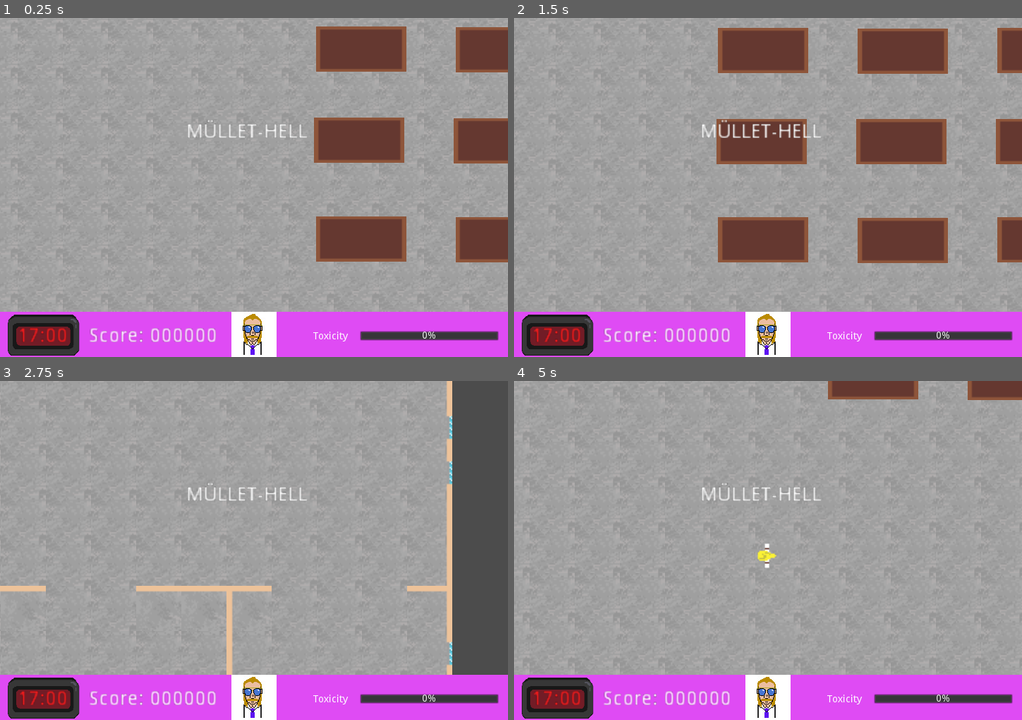
Above: before the commit, frames 1-4 (two rows, left to right).
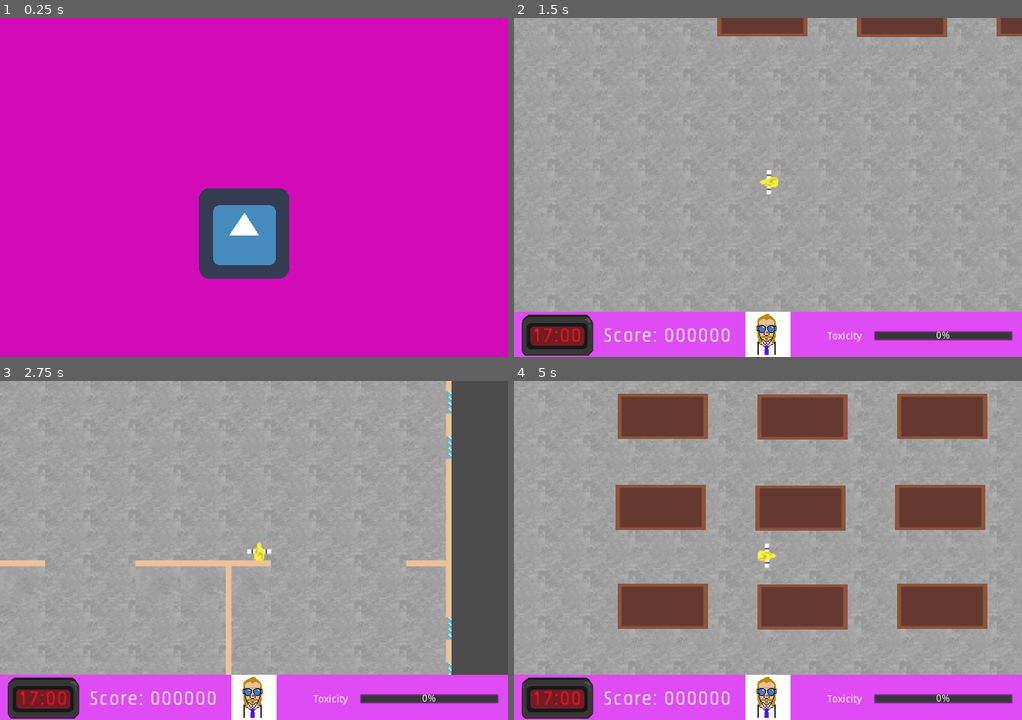
Above: after the commit, the same moments.

Repository: ciaranmul/mullet-hell
Game: Godot game, scene res://scenes/Main.tscn
The game is run twice, just before and just after one commit, with the same random seed, the same clock (stepped at 60 frames per second) and the same inputs. The project has no main scene, so this scene is started directly. The engine's default icon, where the game draws it, is replaced by a stand-in: a white triangle on a blue panel in a dark square.
Inputs (mouse positions are in pixels of both pictures, inside the frame that each line leads up to):
- Up to frame 1 (0.25 s): no input
- Up to frame 2 (1.5 s): click (757, 231) at 0.52 s; tap Enter at 1.25 s; hold Right (ui_right) from 1.28 s (still down)
- Up to frame 3 (2.75 s): release Right (ui_right) at 2.03 s; hold Down (ui_down) from 2.03 s (still down)
- Up to frame 4 (5 s): release Down (ui_down) at 2.78 s; hold Right (ui_right) 2.78-3.53 s; tap Space at 3.5 s; hold Up (ui_up) 3.53-4.28 s; hold Left (ui_left) from 4.28 s (still down)

The runs differ from the first frame. In frame 1, 100% of the frame differs, in the area x 0-100%, y 0-100%; in frame 2, 17%; in frame 3, 2.8%; in frame 4, 23%.

Commit message:
adding main menu

Diff:
--- a/scenes/Main.tscn
+++ b/scenes/Main.tscn
@@ -26,6 +26,7 @@
 [ext_resource path="res://sprites/tiles/northeast_corner_wall_window.png" type="Texture" id=24]
 [ext_resource path="res://sprites/tiles/south_wall_windows32px.png" type="Texture" id=25]
 [ext_resource path="res://sprites/tiles/west_wall_window.png" type="Texture" id=26]
+[ext_resource path="res://scenes/Menu.tscn" type="PackedScene" id=27]
 
 [sub_resource type="ConvexPolygonShape2D" id=2]
 points = PoolVector2Array( 0, 0, 4.13173, 0, 4.13173, 32, 0, 32 )
@@ -508,10 +509,6 @@
 format = 1
 tile_data = PoolIntArray( -196599, 10, 0, -196598, 9, 0, -196597, 9, 0, -196596, 7, 0, -196595, 3, 0, -196594, 9, 0, -1 …(7903 unchanged characters)…
 
-[node name="StartTimer" type="Timer" parent="."]
-wait_time = 5.0
-one_shot = true
-
 [node name="HourTimer" type="Timer" parent="."]
 wait_time = 20.0
 
@@ -664,22 +661,6 @@
 text = "Toxicity
 "
 
-[node name="Menu" type="Control" parent="HUD"]
-margin_right = 40.0
-margin_bottom = 40.0
-__meta__ = {
-"_edit_use_anchors_": false
-}
-
-[node name="Label" type="Label" parent="HUD/Menu"]
-margin_left = 264.066
-margin_top = 147.753
-margin_right = 350.066
-margin_bottom = 161.753
-rect_scale = Vector2( 2, 2 )
-text = "MÜLLET-HELL"
-__meta__ = {
-"_edit_use_anchors_": false
-}
-[connection signal="timeout" from="StartTimer" to="." method="_on_StartTimer_timeout"]
+[node name="Menu" parent="." instance=ExtResource( 27 )]
 [connection signal="timeout" from="HourTimer" to="." method="_on_HourTimer_timeout"]
+[connection signal="start_game" from="Menu" to="." method="_on_Menu_start_game"]
--- /dev/null
+++ b/scenes/Menu.gd
@@ -0,0 +1,16 @@
+extends CanvasLayer
+
+signal start_game
+
+# Called when the node enters the scene tree for the first time.
+func _ready():
+    pass # Replace with function body.
+
+
+# Called every frame. 'delta' is the elapsed time since the previous frame.
+#func _process(delta):
+#    pass
+
+
+func _on_TextureButton_pressed():
+    emit_signal("start_game")
--- /dev/null
+++ b/scenes/Menu.tscn
@@ -0,0 +1,26 @@
+[gd_scene load_steps=3 format=2]
+
+[ext_resource path="res://icon.png" type="Texture" id=1]
+[ext_resource path="res://scenes/Menu.gd" type="Script" id=2]
+
+[node name="Menu" type="CanvasLayer"]
+script = ExtResource( 2 )
+
+[node name="ColorRect" type="ColorRect" parent="."]
+margin_right = 720.0
+margin_bottom = 480.0
+color = Color( 0.827451, 0.0470588, 0.721569, 1 )
+__meta__ = {
+"_edit_use_anchors_": false
+}
+
+[node name="TextureButton" type="TextureButton" parent="."]
+margin_left = 282.171
+margin_top = 240.547
+margin_right = 410.171
+margin_bottom = 368.547
+texture_normal = ExtResource( 1 )
+__meta__ = {
+"_edit_use_anchors_": false
+}
+[connection signal="pressed" from="TextureButton" to="." method="_on_TextureButton_pressed"]
--- a/scripts/Main.gd
+++ b/scripts/Main.gd
@@ -7,12 +7,7 @@
 
 # Called when the node enters the scene tree for the first time.
 func _ready():
-    randomize()
-    new_game()
-
-func _on_StartTimer_timeout():
-    $HourTimer.start()
-    $Player.start($StartPosition.position)
+    pass
 
 func _on_HourTimer_timeout():
     if hours.is_before_work(hour):
@@ -26,4 +21,11 @@
 
 func new_game():
     hour = 0
-    $StartTimer.start()
+    $HourTimer.start()
+    $Player.start($StartPosition.position)
+
+
+func _on_Menu_start_game():
+    for child in $Menu.get_children():
+        child.hide()
+    new_game()
--- a/scripts/Player.gd
+++ b/scripts/Player.gd
@@ -20,7 +20,7 @@
     var movement = speed * direction * delta
 
     if not is_zero_approx(movement.x) or not is_zero_approx(movement.y):
-        rotation = movement.angle() + (90 * PI / 180)
+        rotation = movement.angle() + (90 * PI / 180) # I dont wanna fuk wit da sprites
 
     move_and_collide(movement)
 
Not shown: 1 places in scenes/Main.tscn that only renumber resources
Binary file removed: sprites/player/pixil-frame-0.png
Not shown, removed: sprites/player/pixil-frame-0.png.import
